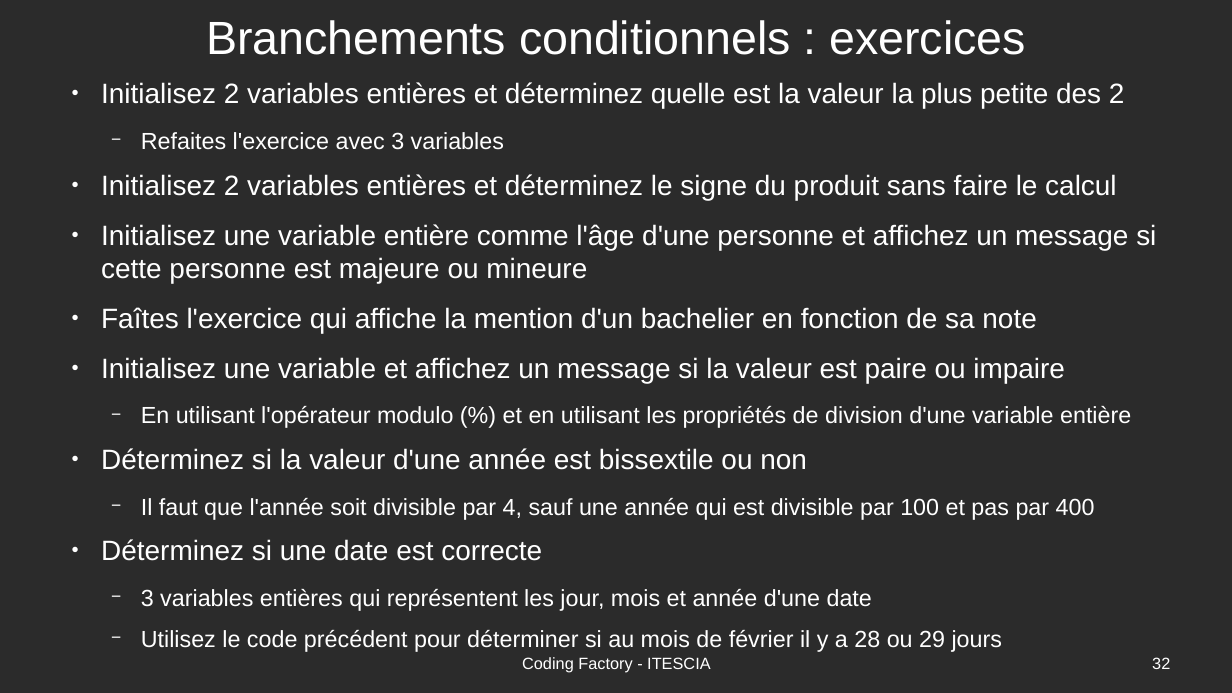
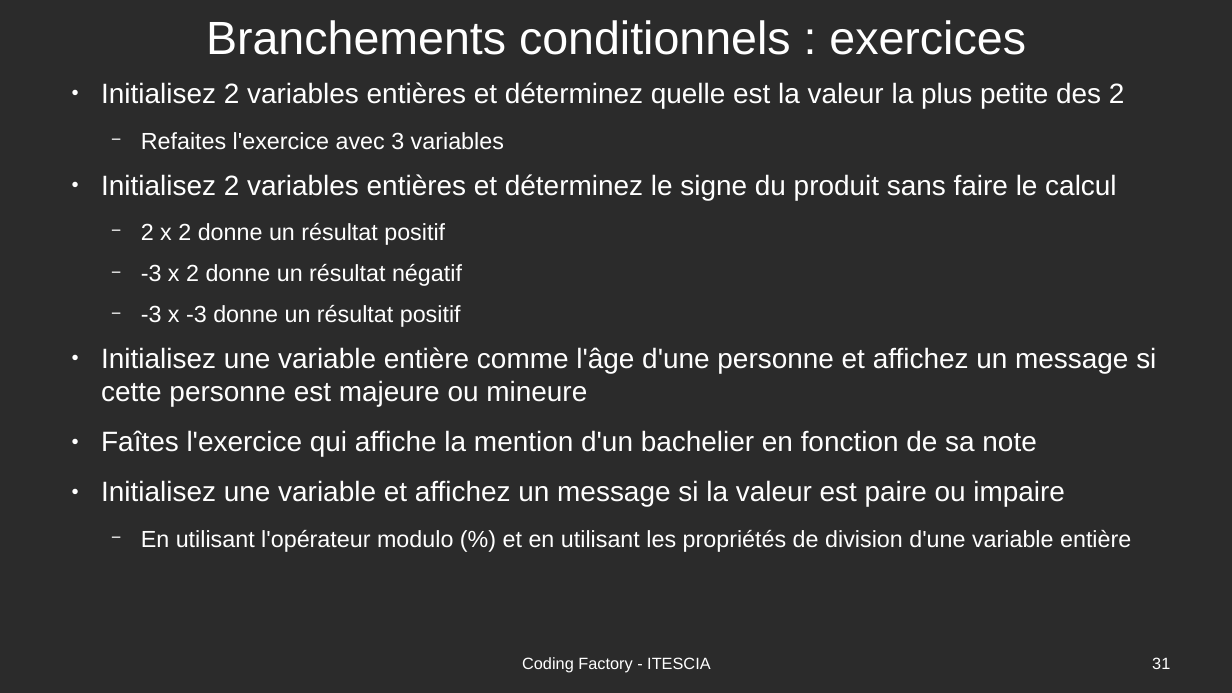
Before and after one commit to Romuald78/codingdojo_studentplugin, a slide deck: slide 31 of resources/doc/piscine_codingfactory-cours.odp (slide 32 before the commit). Drawn at 1232x693 pixels with LibreOffice and Linux fonts; fonts in the diff are those of the drawing; background and template pictures are left out; a plain dark background stands for a picture behind light text. Boxes give left, top, right and bottom in pixels: in the first picture for what was removed or moved away, otherwise in the second. Text is boxed around its words. In the diff, an @@ line names an element or a change of style, - is before the commit and + after.

Commit message:
Update cours exercices

```diff
--- a/resources/doc/piscine_codingfactory-cours.odp
+++ b/resources/doc/piscine_codingfactory-cours.odp
@@ text at (141,223,462,327): paragraphs added @@
+  − 2 x 2 donne un résultat positif
+  − -3 x 2 donne un résultat négatif
+  − -3 x -3 donne un résultat positif
@@ text at (101,498,1095,652): paragraphs removed @@
-● Déterminez si la valeur d'une année est bissextile ou non
-  − Il faut que l'année soit divisible par 4, sauf une année qui est divisible par 100 et pas par 400
-● Déterminez si une date est correcte
-  − 3 variables entières qui représentent les jour, mois et année d'une date
-  − Utilisez le code précédent pour déterminer si au mois de février il y a 28 ou 29 jours
@@ page number at (1152,657,1170,669): text changed @@
-32
+31
```
Also in this commit, not shown: 6 other slides changed, 4 slides added, 1 slide removed, 3 other files.
